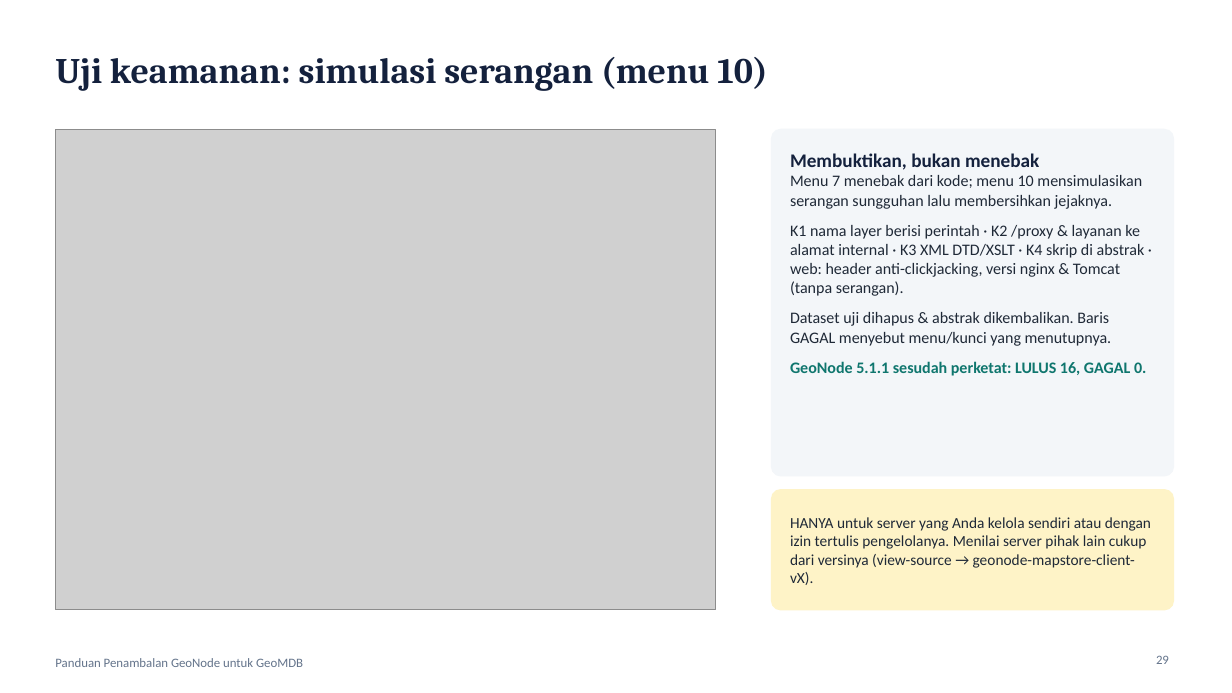
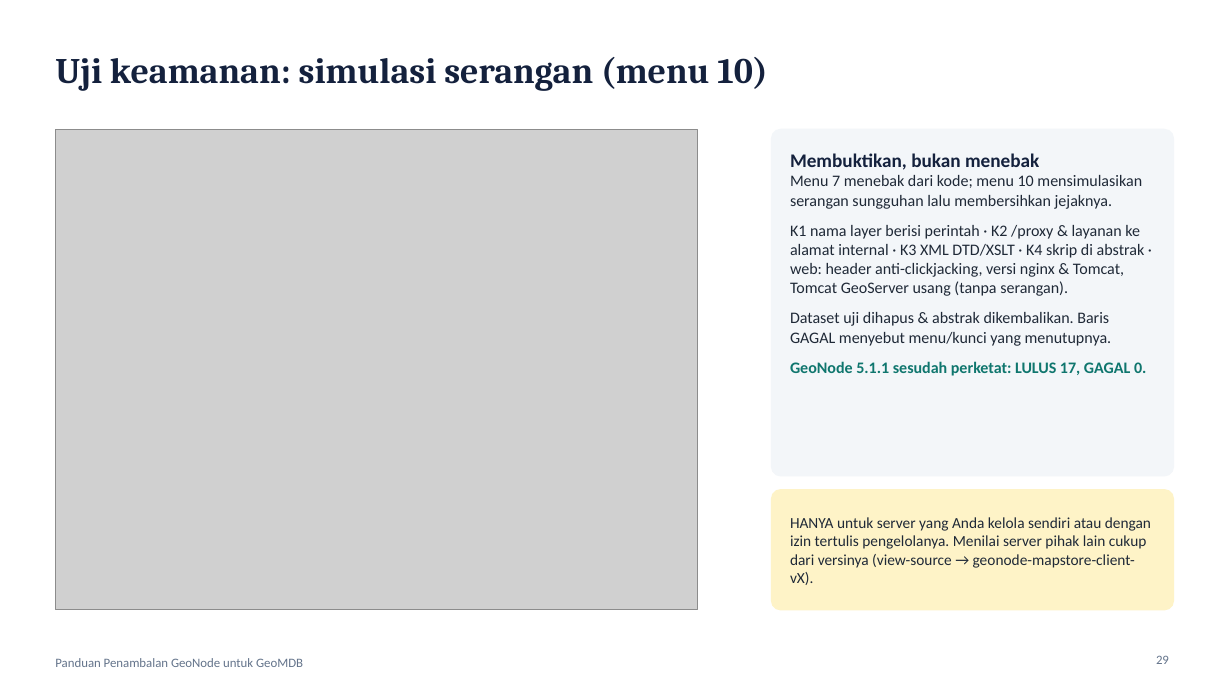
Before and after one commit to hariHK1/geonode-tambal-preserve, a slide deck: slide 29 of docs/Panduan-Penambalan-GeoNode-GeoMDB.pptx. Drawn at 1232x693 pixels with LibreOffice and Linux fonts; fonts in the diff are those of the drawing; grey boxes stand for pictures. Boxes give left, top, right and bottom in pixels: in the first picture for what was removed or moved away, otherwise in the second. Text is boxed around its words. In the diff, an @@ line names an element or a change of style, - is before the commit and + after.

```diff
--- a/docs/Panduan-Penambalan-GeoNode-GeoMDB.pptx
+++ b/docs/Panduan-Penambalan-GeoNode-GeoMDB.pptx
@@ picture: place and size @@
-picture at bbox=[55, 129, 716, 610]
+picture at bbox=[55, 129, 698, 610]
@@ text at bbox=[790, 225, 1145, 296]: text changed @@
-K1 nama layer berisi perintah · K2 /proxy & layanan ke alamat internal · K3 XML DTD/XSLT · K4 skrip di abstrak · web: header anti-clickjacking, versi nginx & Tomcat (tanpa serangan).
+K1 nama layer berisi perintah · K2 /proxy & layanan ke alamat internal · K3 XML DTD/XSLT · K4 skrip di abstrak · web: header anti-clickjacking, versi nginx & Tomcat, Tomcat GeoServer usang (tanpa serangan).
@@ text at bbox=[790, 361, 1146, 376]: text changed @@
-GeoNode 5.1.1 sesudah perketat: LULUS 16, GAGAL 0.
+GeoNode 5.1.1 sesudah perketat: LULUS 17, GAGAL 0.
```
Also in this commit, not shown: 3 other slides changed, 2 other files.
